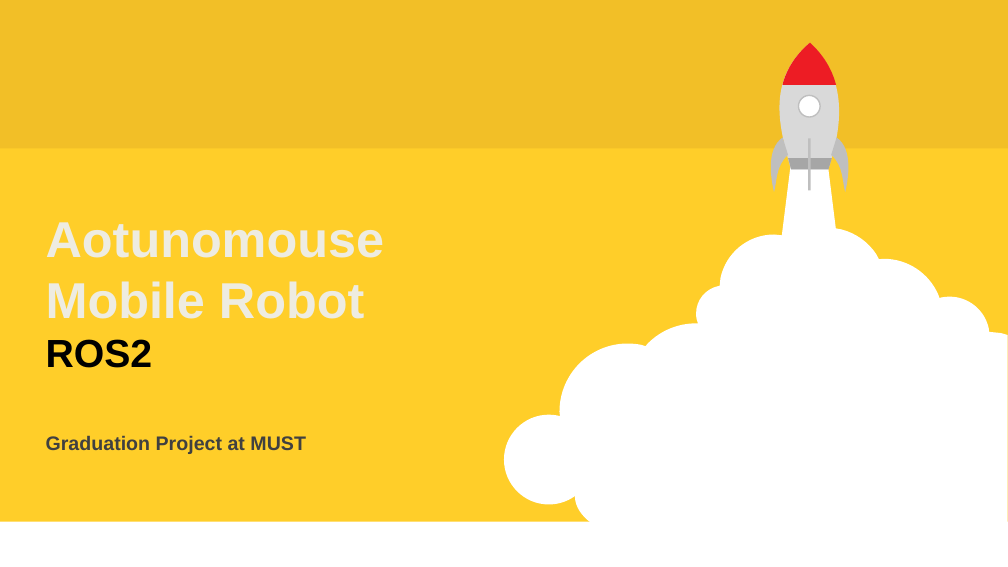
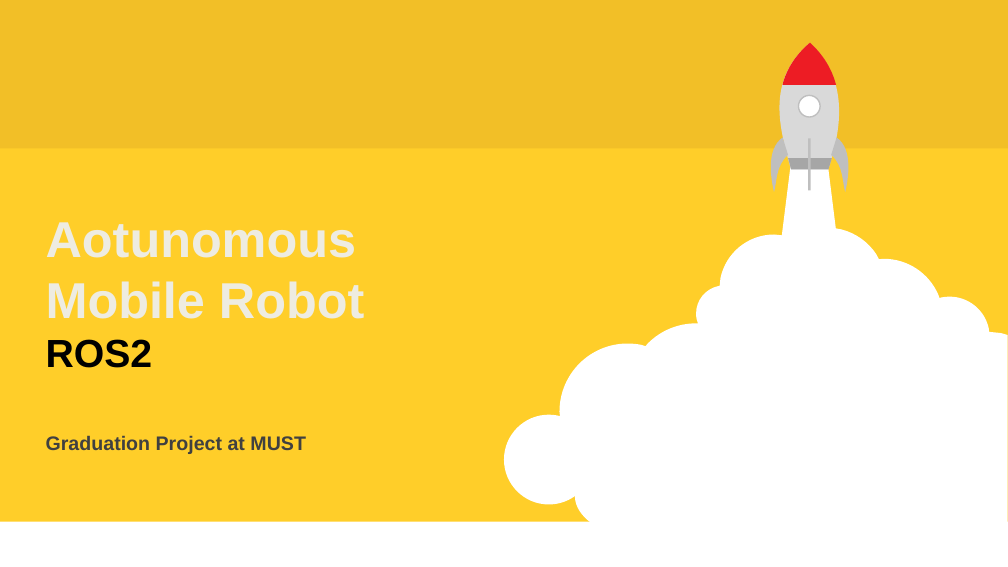
Before and after one commit to AmmarNaser/Autonomous-Mobile-Robot, a slide deck: slide 1 of docs/AMR-MUST.pptx. Drawn at 1008x567 pixels with LibreOffice and Linux fonts; fonts in the diff are those of the drawing. Boxes give left, top, right and bottom in pixels: in the first picture for what was removed or moved away, otherwise in the second. Text is boxed around its words. In the diff, an @@ line names an element or a change of style, - is before the commit and + after.

```diff
--- a/docs/AMR-MUST.pptx
+++ b/docs/AMR-MUST.pptx
@@ text at <box>46,222,364,368</box>: text changed @@
-Aotunomouse Mobile Robot ROS2
+Aotunomous Mobile Robot ROS2
```
Also in this commit, not shown: 3 other slides changed, 2 slides added.
